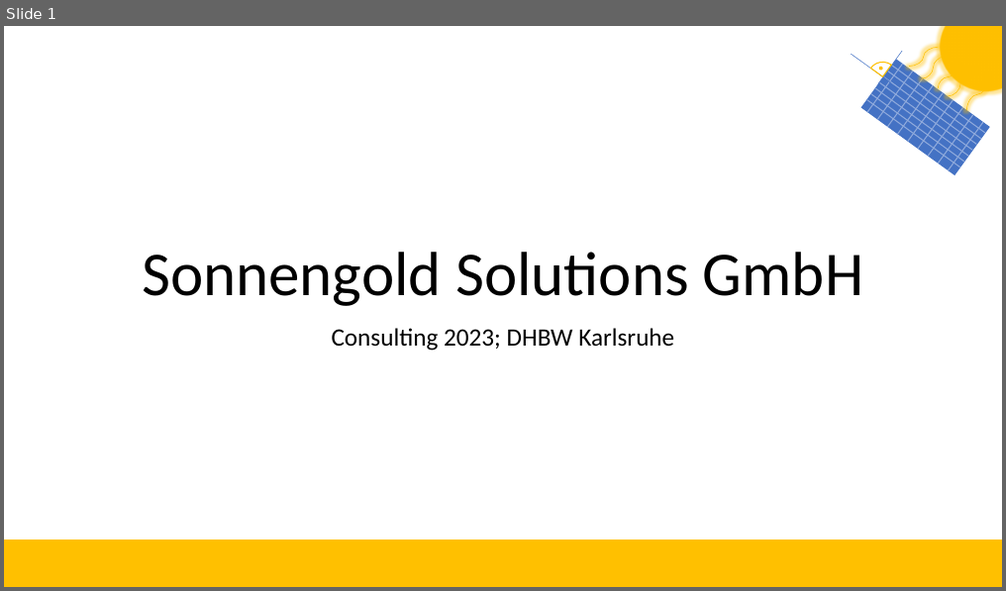
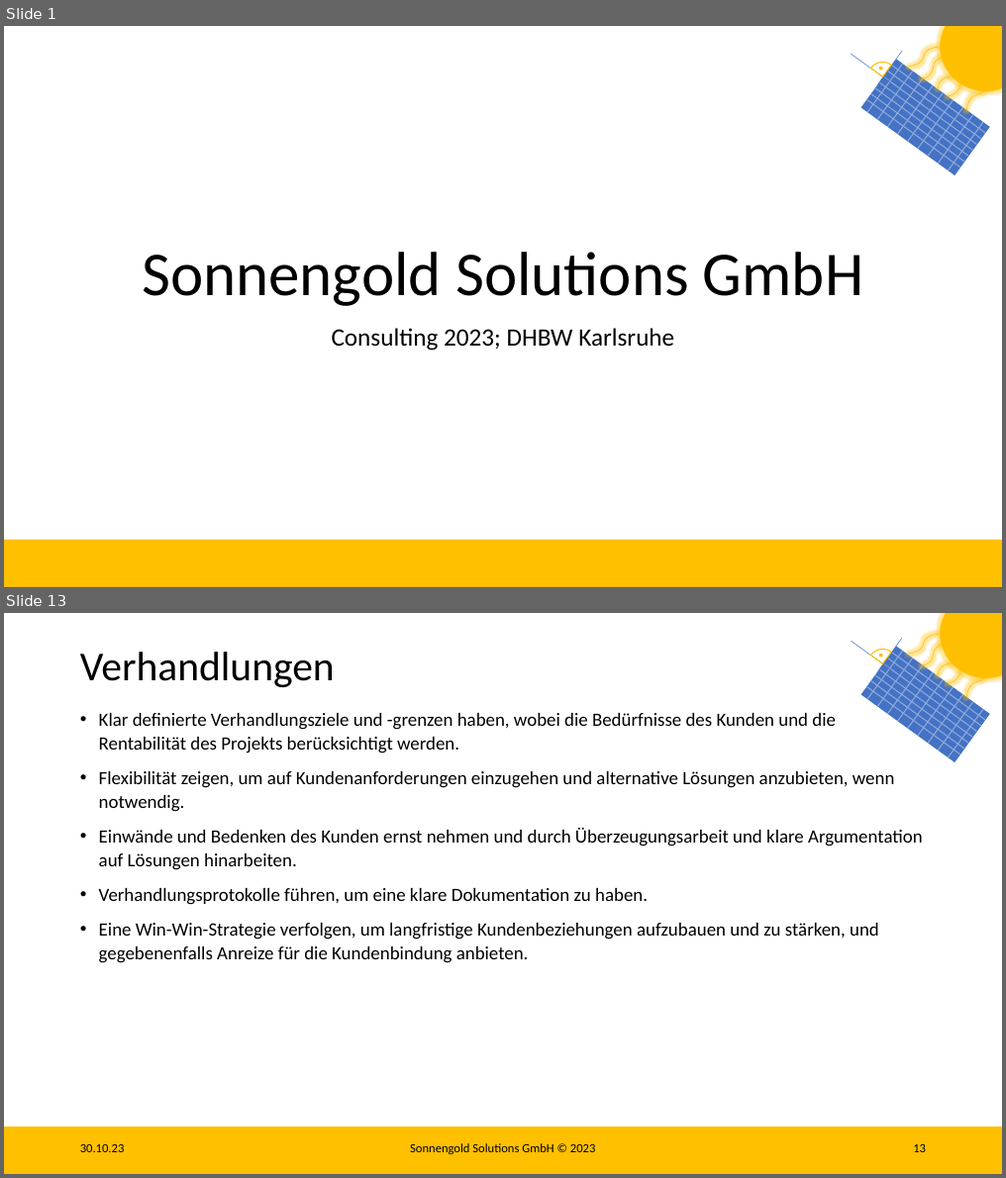
Before and after one commit to Lukas2104/sonnengold-solutions, a slide deck: ConsultingAbschlusspräsentation.pptx. Shown one above the other, each under a label of ours: slide 1 before the commit, slides 1 and 13 after it; the slides between them are not shown. The pictures are 1006x591 and 1006x1178 pixels, drawn with LibreOffice and Linux fonts; fonts in the diff are those of the drawing. Boxes give left, top, right and bottom in pixels: in the first picture for what was removed or moved away, otherwise in the second. Text is boxed around its words. In the diff, an @@ line names an element or a change of style, - is before the commit and + after.

```diff
--- a/ConsultingAbschlusspräsentation.pptx
+++ b/ConsultingAbschlusspräsentation.pptx
@@ slide 13 added at [4,613,1002,1174], background #FFFFFF; not listed: 28 template elements that a slide beside it also shows @@
@@ title added at [80,652,335,687], 39.6 pt, text #000000 @@
+Verhandlungen
@@ text added at [99,713,923,963], 18 pt, text #000000 @@
+• Klar definierte Verhandlungsziele und -grenzen haben, wobei die Bedürfnisse des Kunden und die Rentabilität des Projekts berücksichtigt werden.
+• Flexibilität zeigen, um auf Kundenanforderungen einzugehen und alternative Lösungen anzubieten, wenn notwendig.
+• Einwände und Bedenken des Kunden ernst nehmen und durch Überzeugungsarbeit und klare Argumentation auf Lösungen hinarbeiten.
+• Verhandlungsprotokolle führen, um eine klare Dokumentation zu haben.
+• Eine Win-Win-Strategie verfolgen, um langfristige Kundenbeziehungen aufzubauen und zu stärken, und gegebenenfalls Anreize für die Kundenbindung anbieten.
@@ text added at [80,1145,125,1153], 12 pt, text #000000 @@
+30.10.23
@@ text added at [410,1144,596,1155], 12 pt, text #000000 @@
+Sonnengold Solutions GmbH © 2023
@@ page number added at [913,1145,926,1153], 12 pt, text #000000 @@
+13
```
Also in this commit, not shown: 8 slides changed, 4 other slides added.
